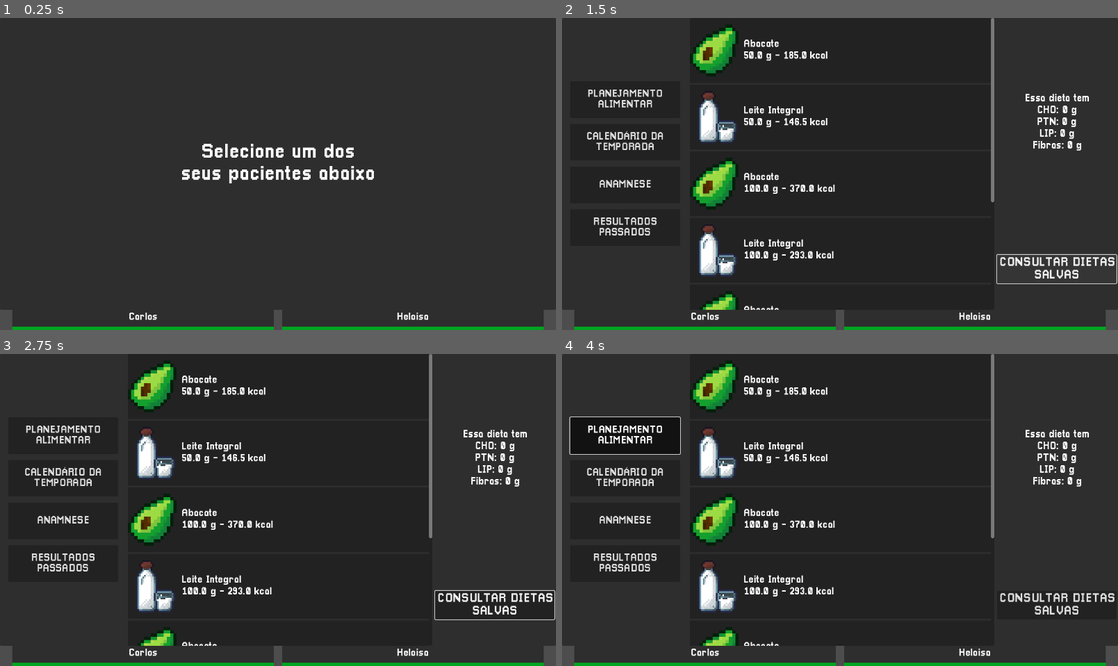
Above: before the commit, frames 1-4 (two rows, left to right).
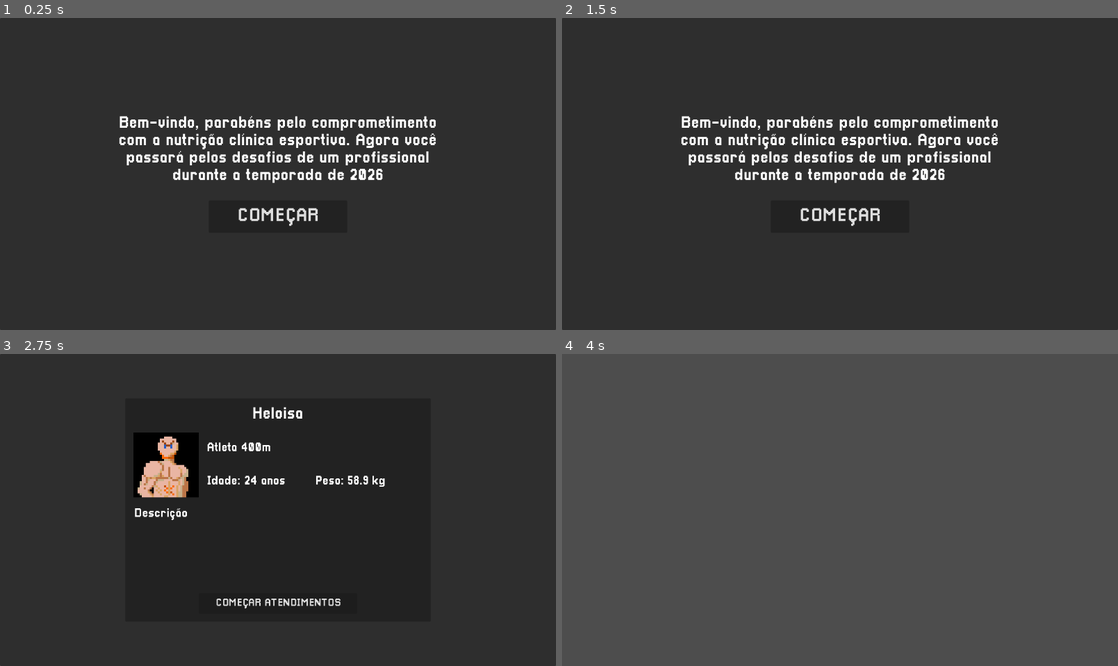
Above: after the commit, the same moments.

Repository: Deddon/simulador-de-esportistas
Game: Godot game, scene res://features/menus/main_menu/new_main_menu.tscn
Same seed, same stepped clock (60 frames per second), same inputs: the game is played once before the commit and once after it. Before the commit the project starts from res://features/menus/NEW_DEPRECATED_main_menu/NEW_DEPRECATED_main_menu.tscn.
Inputs (mouse positions are in pixels of both pictures, inside the frame that each line leads up to):
- Up to frame 1 (0.25 s): no input
- Up to frame 2 (1.5 s): click (706, 320) at 0.52 s; click (1056, 267) at 1.25 s, where only the run before the commit has a clickable "CONSULTAR DIETAS SALVAS"
- Up to frame 3 (2.75 s): click (278, 553) at 2 s, where only the run after the commit has a clickable "COMEÇAR"
- Up to frame 4 (4 s): click (840, 603) at 2.75 s, where only the run after the commit has a clickable "COMEÇAR ATENDIMENTOS"; click (623, 435) at 3.5 s, where only the run before the commit has a clickable "PLANEJAMENTO ALIMENTAR"

The runs differ from the first frame. In frame 1, 6.1% of the frame differs, in the area x 0-100%, y 31-100%; in frame 2, 13%; in frame 3, 12%; in frame 4, 99%, in the area x 0-100%, y 0-100%.

Commit message:
Add welcome view for new main menu.

Diff:
--- a/features/menus/main_menu/new_main_menu.gd
+++ b/features/menus/main_menu/new_main_menu.gd
@@ -2,9 +2,12 @@
 
 
 @onready var game_watch: MainMenuGameWatch = $GameWatch
+@onready var welcome_view: MainMenuWelcomeView = $WelcomeView
 
 
 func _ready() -> void:
 	game_watch.set_start_datetime_at_business_hour()
 	game_watch.start()
 	game_watch.ticked.connect(func(): game_watch.print_simulated_datetime())
+
+	welcome_view.show_welcome()
--- a/features/menus/main_menu/new_main_menu.tscn
+++ b/features/menus/main_menu/new_main_menu.tscn
@@ -1,7 +1,9 @@
-[gd_scene load_steps=3 format=3 uid="uid://8lavtnbaoq37"]
+[gd_scene load_steps=5 format=3 uid="uid://8lavtnbaoq37"]
 
 [ext_resource type="PackedScene" uid="uid://ltyy6bdqfl" path="res://features/menus/main_menu/game_watch/game_watch.tscn" id="1_6a2ef"]
+[ext_resource type="Theme" uid="uid://b0kpgts88gl8a" path="res://shared/resources/themes/common_theme.tres" id="1_i0reu"]
 [ext_resource type="Script" uid="uid://m316if3bomld" path="res://features/menus/main_menu/new_main_menu.gd" id="1_ouw26"]
+[ext_resource type="PackedScene" uid="uid://cltr4tytr71hf" path="res://features/menus/main_menu/welcome_view/welcome_view.tscn" id="3_i8f6i"]
 
 [node name="NewMainMenu" type="Control"]
 layout_mode = 3
@@ -10,6 +12,10 @@
 anchor_bottom = 1.0
 grow_horizontal = 2
 grow_vertical = 2
+theme = ExtResource("1_i0reu")
 script = ExtResource("1_ouw26")
 
 [node name="GameWatch" parent="." instance=ExtResource("1_6a2ef")]
+
+[node name="WelcomeView" parent="." instance=ExtResource("3_i8f6i")]
+visible = false
--- /dev/null
+++ b/features/menus/main_menu/welcome_view/sportsman_introduction_view/sportsman_introduction_view.gd
@@ -0,0 +1,28 @@
+class_name SportsmanIntroductionView
+extends Control
+
+
+signal dismissed()
+
+@export var name_label: Label
+@export var current_sport_label: Label
+@export var weight_label: Label
+@export var description_label: RichTextLabel
+@export var dismiss_button: Button
+
+var _sportsman: Sportsman
+
+
+func _ready() -> void:
+	hide()
+	dismiss_button.pressed.connect(dismissed.emit)
+
+
+func update_and_show(s: Sportsman) -> void:
+	_sportsman = s
+	name_label.text = _sportsman.name
+	current_sport_label.text = Constants.get_sport_name(_sportsman)
+	weight_label.text = str("Peso: ", _sportsman.weight_kg, " kg")
+	description_label.text = _sportsman.description
+
+	show()
--- /dev/null
+++ b/features/menus/main_menu/welcome_view/sportsman_introduction_view/sportsman_introduction_view.tscn
@@ -0,0 +1,136 @@
+[gd_scene load_steps=6 format=3 uid="uid://c8yt5skhuiokj"]
+
+[ext_resource type="Theme" uid="uid://b0kpgts88gl8a" path="res://shared/resources/themes/common_theme.tres" id="1_4a8bj"]
+[ext_resource type="Texture2D" uid="uid://6lfhg53jiesj" path="res://assets/sprites/athlet_black_background.png" id="1_snpd4"]
+[ext_resource type="Script" uid="uid://c40n5k4lnm0v6" path="res://features/menus/main_menu/welcome_view/sportsman_introduction_view/sportsman_introduction_view.gd" id="2_tjed1"]
+
+[sub_resource type="LabelSettings" id="LabelSettings_snpd4"]
+font_size = 40
+
+[sub_resource type="LabelSettings" id="LabelSettings_4a8bj"]
+font_size = 30
+
+[node name="SportsmanIntroductionView" type="Control" node_paths=PackedStringArray("name_label", "current_sport_label", "weight_label", "description_label", "dismiss_button")]
+process_mode = 3
+custom_minimum_size = Vector2(750, 550)
+layout_mode = 3
+anchors_preset = 0
+offset_right = 750.0
+offset_bottom = 550.0
+theme = ExtResource("1_4a8bj")
+script = ExtResource("2_tjed1")
+name_label = NodePath("MainMargin/VBoxContainer/SportsmanNameContainer/SportsmanName")
+current_sport_label = NodePath("MainMargin/VBoxContainer/Icon&Antropometrics/Icon&Antropometrics/VBoxContainer/SportsmanCurrentSport")
+weight_label = NodePath("MainMargin/VBoxContainer/Icon&Antropometrics/Icon&Antropometrics/VBoxContainer/Age&Weight/SportsmanWeight")
+description_label = NodePath("MainMargin/VBoxContainer/DescriptionContainer/VBoxContainer/Description")
+dismiss_button = NodePath("MainMargin/VBoxContainer/DismissContainer/CenterContainer/DismissIntroduction")
+metadata/_edit_group_ = true
+
+[node name="BackgroundPanel" type="Panel" parent="."]
+layout_mode = 1
+anchors_preset = 15
+anchor_right = 1.0
+anchor_bottom = 1.0
+grow_horizontal = 2
+grow_vertical = 2
+
+[node name="MainMargin" type="MarginContainer" parent="."]
+layout_mode = 1
+anchors_preset = 15
+anchor_right = 1.0
+anchor_bottom = 1.0
+grow_horizontal = 2
+grow_vertical = 2
+theme_override_constants/margin_left = 20
+theme_override_constants/margin_top = 20
+theme_override_constants/margin_right = 20
+theme_override_constants/margin_bottom = 20
+
+[node name="VBoxContainer" type="VBoxContainer" parent="MainMargin"]
+layout_mode = 2
+
+[node name="SportsmanNameContainer" type="MarginContainer" parent="MainMargin/VBoxContainer"]
+layout_mode = 2
+theme_override_constants/margin_bottom = 20
+
+[node name="SportsmanName" type="Label" parent="MainMargin/VBoxContainer/SportsmanNameContainer"]
+layout_mode = 2
+text = "name_placeholder"
+label_settings = SubResource("LabelSettings_snpd4")
+horizontal_alignment = 1
+
+[node name="Icon&Antropometrics" type="MarginContainer" parent="MainMargin/VBoxContainer"]
+layout_mode = 2
+theme_override_constants/margin_bottom = 20
+
+[node name="Icon&Antropometrics" type="HBoxContainer" parent="MainMargin/VBoxContainer/Icon&Antropometrics"]
+layout_mode = 2
+theme_override_constants/separation = 20
+
+[node name="CenterContainer" type="CenterContainer" parent="MainMargin/VBoxContainer/Icon&Antropometrics/Icon&Antropometrics"]
+layout_mode = 2
+
+[node name="SportsmanIcon" type="TextureRect" parent="MainMargin/VBoxContainer/Icon&Antropometrics/Icon&Antropometrics/CenterContainer"]
+custom_minimum_size = Vector2(160, 160)
+layout_mode = 2
+texture = ExtResource("1_snpd4")
+
+[node name="VBoxContainer" type="VBoxContainer" parent="MainMargin/VBoxContainer/Icon&Antropometrics/Icon&Antropometrics"]
+layout_mode = 2
+size_flags_horizontal = 3
+
+[node name="SportsmanCurrentSport" type="Label" parent="MainMargin/VBoxContainer/Icon&Antropometrics/Icon&Antropometrics/VBoxContainer"]
+layout_mode = 2
+size_flags_vertical = 6
+text = "current_sport_placeholder"
+label_settings = SubResource("LabelSettings_4a8bj")
+
+[node name="Age&Weight" type="HBoxContainer" parent="MainMargin/VBoxContainer/Icon&Antropometrics/Icon&Antropometrics/VBoxContainer"]
+layout_mode = 2
+size_flags_vertical = 3
+
+[node name="SportsmanAge" type="Label" parent="MainMargin/VBoxContainer/Icon&Antropometrics/Icon&Antropometrics/VBoxContainer/Age&Weight"]
+layout_mode = 2
+size_flags_horizontal = 3
+size_flags_vertical = 6
+text = "Idade: 24 anos"
+label_settings = SubResource("LabelSettings_4a8bj")
+
+[node name="SportsmanWeight" type="Label" parent="MainMargin/VBoxContainer/Icon&Antropometrics/Icon&Antropometrics/VBoxContainer/Age&Weight"]
+layout_mode = 2
+size_flags_horizontal = 3
+size_flags_vertical = 6
+text = "Peso: 0.0 kg"
+label_settings = SubResource("LabelSettings_4a8bj")
+
+[node name="DescriptionContainer" type="MarginContainer" parent="MainMargin/VBoxContainer"]
+layout_mode = 2
+size_flags_vertical = 3
+
+[node name="VBoxContainer" type="VBoxContainer" parent="MainMargin/VBoxContainer/DescriptionContainer"]
+layout_mode = 2
+
+[node name="Label" type="Label" parent="MainMargin/VBoxContainer/DescriptionContainer/VBoxContainer"]
+layout_mode = 2
+size_flags_vertical = 6
+text = "Descrição"
+label_settings = SubResource("LabelSettings_4a8bj")
+
+[node name="Description" type="RichTextLabel" parent="MainMargin/VBoxContainer/DescriptionContainer/VBoxContainer"]
+custom_minimum_size = Vector2(0, 150)
+layout_mode = 2
+text = "Lorem ipsum Lorem ipsum Lorem ipsum Lorem ipsum Lorem ipsum Lorem ipsum Lorem ipsum Lorem ipsum Lorem ipsum Lorem ipsum Lorem ipsum Lorem ipsum Lorem ipsum Lorem ipsum Lorem ipsum Lorem ipsum v Lorem ipsum Lorem ipsum Lorem ipsum."
+
+[node name="DismissContainer" type="MarginContainer" parent="MainMargin/VBoxContainer"]
+layout_mode = 2
+theme_override_constants/margin_top = 20
+
+[node name="CenterContainer" type="CenterContainer" parent="MainMargin/VBoxContainer/DismissContainer"]
+layout_mode = 2
+size_flags_vertical = 3
+
+[node name="DismissIntroduction" type="Button" parent="MainMargin/VBoxContainer/DismissContainer/CenterContainer"]
+custom_minimum_size = Vector2(390, 50)
+layout_mode = 2
+theme_override_font_sizes/font_size = 25
+text = "COMEÇAR ATENDIMENTOS"
--- /dev/null
+++ b/features/menus/main_menu/welcome_view/welcome_view.gd
@@ -0,0 +1,30 @@
+class_name MainMenuWelcomeView
+extends CanvasLayer
+
+
+@export var welcome_container: Container
+@export var start_button: Button
+@export var introduction_view: SportsmanIntroductionView
+
+
+func _ready() -> void:
+	hide()
+	start_button.pressed.connect(_show_sportsman_introduction)
+
+
+func show_welcome() -> void:
+	get_tree().paused = true
+	introduction_view.hide()
+	welcome_container.show()
+	show()
+
+
+func _show_sportsman_introduction() -> void:
+	welcome_container.hide()
+
+	print_debug("Loading default sportsman.")
+	var s: Sportsman = preload("res://shared/resources/sportsman/heloisa_four_hundred_meters_runner.tres")
+	introduction_view.update_and_show(s)
+
+	await introduction_view.dismissed
+	hide()
--- /dev/null
+++ b/features/menus/main_menu/welcome_view/welcome_view.tscn
@@ -0,0 +1,69 @@
+[gd_scene load_steps=5 format=3 uid="uid://cltr4tytr71hf"]
+
+[ext_resource type="Script" uid="uid://dgutn1cba1don" path="res://features/menus/main_menu/welcome_view/welcome_view.gd" id="1_ldcbd"]
+[ext_resource type="Theme" uid="uid://b0kpgts88gl8a" path="res://shared/resources/themes/common_theme.tres" id="2_ne3k5"]
+[ext_resource type="PackedScene" uid="uid://c8yt5skhuiokj" path="res://features/menus/main_menu/welcome_view/sportsman_introduction_view/sportsman_introduction_view.tscn" id="3_hol2t"]
+
+[sub_resource type="LabelSettings" id="LabelSettings_ne3k5"]
+font_size = 40
+
+[node name="WelcomeView" type="CanvasLayer" node_paths=PackedStringArray("welcome_container", "start_button", "introduction_view")]
+process_mode = 3
+script = ExtResource("1_ldcbd")
+welcome_container = NodePath("WelcomeContainer")
+start_button = NodePath("WelcomeContainer/CenterContainer/Start")
+introduction_view = NodePath("SportsmanIntroductionView")
+
+[node name="Background" type="Panel" parent="."]
+anchors_preset = 15
+anchor_right = 1.0
+anchor_bottom = 1.0
+grow_horizontal = 2
+grow_vertical = 2
+
+[node name="WelcomeContainer" type="VBoxContainer" parent="."]
+anchors_preset = 8
+anchor_left = 0.5
+anchor_top = 0.5
+anchor_right = 0.5
+anchor_bottom = 0.5
+offset_left = -400.0
+offset_top = -144.5
+offset_right = 400.0
+offset_bottom = 144.5
+grow_horizontal = 2
+grow_vertical = 2
+theme = ExtResource("2_ne3k5")
+theme_override_constants/separation = 40
+
+[node name="Label" type="Label" parent="WelcomeContainer"]
+custom_minimum_size = Vector2(800, 0)
+layout_mode = 2
+text = "Bem-vindo, parabéns pelo comprometimento com a nutrição clínica esportiva. Agora você passará pelos desafios de um profissional durante a temporada de 2026"
+label_settings = SubResource("LabelSettings_ne3k5")
+horizontal_alignment = 1
+vertical_alignment = 1
+autowrap_mode = 3
+
+[node name="CenterContainer" type="CenterContainer" parent="WelcomeContainer"]
+layout_mode = 2
+
+[node name="Start" type="Button" parent="WelcomeContainer/CenterContainer"]
+custom_minimum_size = Vector2(340, 80)
+layout_mode = 2
+theme_override_font_sizes/font_size = 45
+text = "COMEÇAR"
+
+[node name="SportsmanIntroductionView" parent="." instance=ExtResource("3_hol2t")]
+visible = false
+anchors_preset = 8
+anchor_left = 0.5
+anchor_top = 0.5
+anchor_right = 0.5
+anchor_bottom = 0.5
+offset_left = -20.0
+offset_top = -20.0
+offset_right = 20.0
+offset_bottom = 20.0
+grow_horizontal = 2
+grow_vertical = 2
--- a/project.godot
+++ b/project.godot
@@ -11,7 +11,7 @@
 [application]
 
 config/name="Simulador de Esportistas v4"
-run/main_scene="uid://c21cea7qvmkvb"
+run/main_scene="uid://8lavtnbaoq37"
 config/features=PackedStringArray("4.5", "GL Compatibility")
 config/icon="uid://dkhdhwwni3jmp"
 
Not shown, added: features/menus/main_menu/welcome_view/sportsman_introduction_view/sportsman_introduction_view.gd.uid
Not shown, added: features/menus/main_menu/welcome_view/welcome_view.gd.uid
